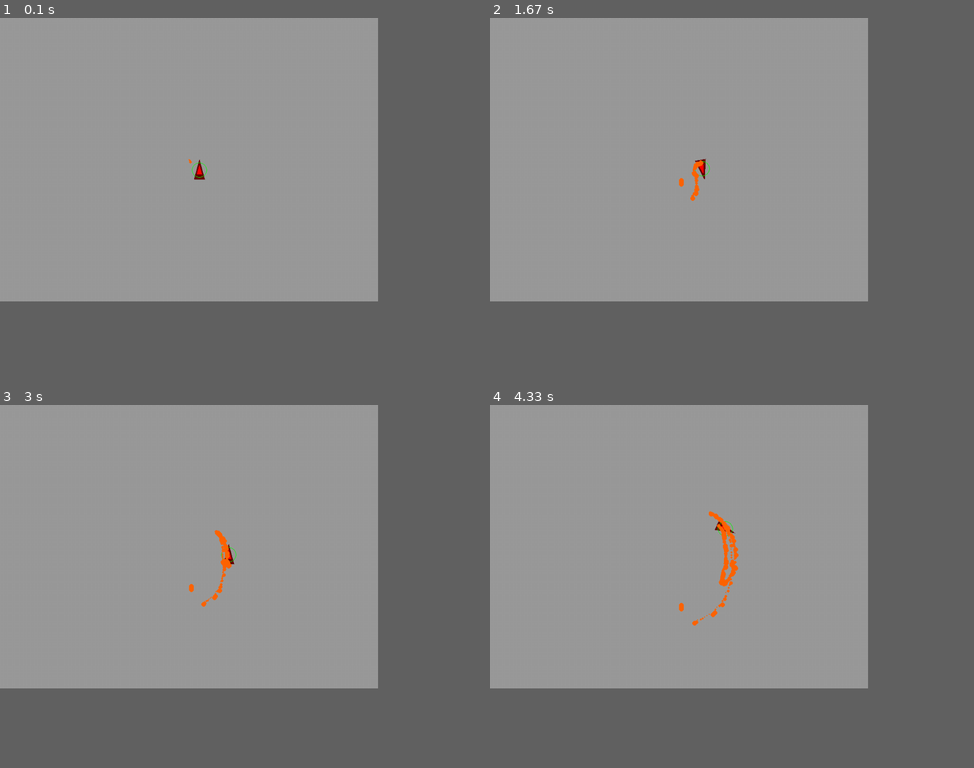
Above: before the commit, frames 1-4 (two rows, left to right).
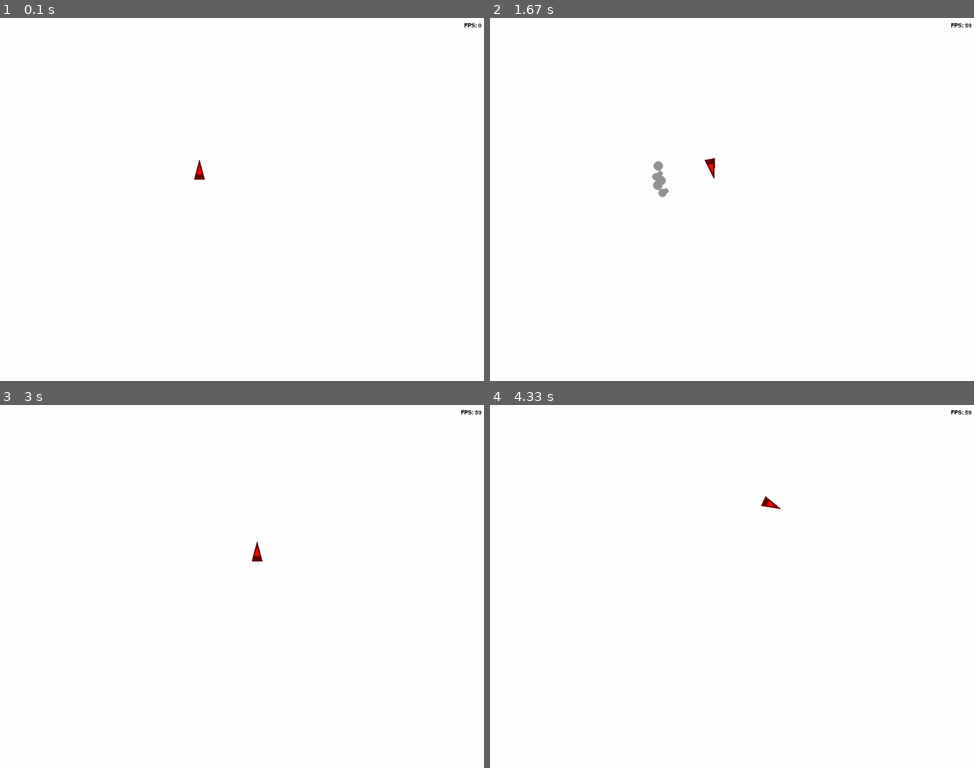
Above: after the commit, the same moments.

Repository: Poseidondon/pygame_project
Game: pygame game, started from main.py
Two runs of this game, one before a commit and one after it. Both use one fixed random seed, a clock stepped at 60 frames per second and the inputs below.
Inputs:
- Up to frame 1 (0.1 s): no input
- Up to frame 2 (1.67 s): hold Right 0.33-0.8 s; hold Up 0.83-1.13 s; hold Right 1.17-1.63 s
- Up to frame 3 (3 s): hold Left 1.67-2.2 s; hold Down 2.23-2.53 s; hold Left 2.57-2.97 s
- Up to frame 4 (4.33 s): hold Up 3-3.37 s; hold Right 3.4-4.03 s; hold Down from 4.07 s (still down)
The window is 703x527 before the commit and 900x675 after it. Grey fills any space a smaller window leaves; there, only what the larger window draws over its background counts as a difference.

The runs differ from the first frame. In frame 1, 61% of the frame differs, in the area x 0-100%, y 0-79%; in frame 2, 61%; in frame 3, 61%; in frame 4, 61%.

Commit message:
Particle v1.2

Diff:
--- a/main.py
+++ b/main.py
@@ -4,49 +4,56 @@
 
 
 class Particle(pygame.sprite.Sprite):
-    def __init__(self, pos, radius, dir=None, speed=None, vx=None, vy=None):
+    def __init__(self, pos, radius, dir=None, speed=None, range=None):
         super().__init__(all_sprites)
-        self.image = pygame.Surface((2 * radius, 2 * radius), pygame.SRCALPHA, 32)
+        self.image = pygame.Surface((2 * radius, 2 * radius), pygame.SRCALPHA)
         self.rect = self.image.get_rect()
         self.rect.x, self.rect.y = pos[0] - radius, pos[1] - radius
         self.clock = pygame.time.Clock()
-        pygame.draw.circle(self.image, (255, 100, 0), (radius, radius), radius)
+        self.spawn_time = pygame.time.get_ticks()
+        pygame.draw.circle(self.image, (150, 150, 150), (radius, radius), radius)
 
         self.float_pos = self.float_x, self.float_y = pos[0], pos[1]
         self.radius = radius
-        if dir and speed:
-            self.dir = dir
-            dir = (dir + 90) % 360
-            self.vx = (math.cos(math.radians(dir)) * speed)
-            self.vy = math.sin(math.radians(dir)) * speed
-            self.speed = math.hypot(self.vx, self.vy)
-        elif vx and vy:
-            self.vx = vx
-            self.vy = vy
-            self.speed = math.hypot(self.vx, self.vy)
+
+        if range:
+            angle = random.randint(-range / 2, range / 2)
         else:
-            print('Particle error!')
+            angle = 0
+        self.dir = dir
+        dir = (dir + 90 + angle) % 360
+        self.vx = -(math.cos(math.radians(dir)) * speed)
+        self.vy = math.sin(math.radians(dir)) * speed
+        self.speed = math.hypot(self.vx, self.vy)
 
     def update(self):
         time = self.clock.tick() / 1000
+        lifetime = pygame.time.get_ticks() - self.spawn_time
 
         self.float_x += self.vx * time
         self.float_y -= self.vy * time
-        self.rect.x = self.float_x
-        self.rect.y = self.float_y
+        self.rect.x = self.float_x - self.radius
+        self.rect.y = self.float_y - self.radius
+
+        if not (self.rect.x in range(-self.radius, width + self.radius)
+                and self.rect.y in range(-self.radius, height + self.radius)):
+            self.kill()
+        if lifetime > 600:
+            self.kill()
 
 
 class Player(pygame.sprite.Sprite):
-    def __init__(self, x, y, radius):
+    def __init__(self, x, y, radius, collider=False):
         super().__init__(all_sprites)
         self.radius = radius
         self.clock = pygame.time.Clock()
+        self.collider = collider
         self.k = 1.4
-        self.image = pygame.Surface((2 * radius * self.k, 2 * radius * self.k), pygame.SRCALPHA, 32)
+        self.image = pygame.Surface((2 * radius * self.k, 2 * radius * self.k), pygame.SRCALPHA)
         self.rect = self.image.get_rect()
+        self.particle_point = (0, 0)
         self.setDir(0)
 
-        self.particle_point = (0, 0)
         self.float_pos = self.float_x, self.float_y = x, y
         self.vx = self.vy = 0
         self.speed = 0
@@ -54,7 +61,7 @@
         self.rot_speed = 0
         self.dir = 0
 
-        self.forward_accelerate = 150
+        self.forward_accelerate = 250
         self.backward_accelerate = -50
         self.max_rot_speed = 180
         self.max_speed = 250
@@ -78,10 +85,11 @@
                      self.radius * self.k + math.sin(math.radians(angle - 150)) * r)]
         pygame.draw.polygon(self.image, (100, 0, 0), points_1)
         pygame.draw.polygon(self.image, (255, 0, 0), points_2)
-        pygame.draw.circle(self.image, (0, 255, 0),
-                           (int(self.radius * self.k), int(self.radius * self.k)), self.radius, 1)
-        self.particle_point = (self.radius * self.k + math.cos(math.radians((angle + 180) % 360)) * self.radius,
-                               self.radius * self.k + math.sin(math.radians((angle + 180) % 360)) * self.radius)
+        if self.collider:
+            pygame.draw.circle(self.image, (0, 255, 0),
+                               (int(self.radius * self.k), int(self.radius * self.k)), self.radius, 1)
+        self.particle_point = (self.radius * self.k + math.cos(math.radians((angle+180) % 360)) * self.radius * self.k,
+                               self.radius * self.k + math.sin(math.radians((angle+180) % 360)) * self.radius * self.k)
 
     def addVector(self, force, dir=None):
         if not dir:
@@ -99,6 +107,9 @@
             self.setDir(self.dir)
         if self.accelerate:
             self.addVector(self.accelerate * time, self.dir)
+            if self.accelerate > 0:
+                Particle(pos=(self.particle_point[0] + self.rect.x, self.particle_point[1] + self.rect.y),
+                         radius=random.randint(5, 10), dir=(self.dir + 180) % 360, speed=100, range=90)
         else:
             if self.speed < 3:
                 self.speed = self.vx = self.vy = 0
@@ -123,21 +134,26 @@
         self.rect.x = self.float_x
         self.rect.y = self.float_y
 
-        Particle(pos=(self.particle_point[0] + self.rect.x, self.particle_point[1] + self.rect.y),
-                 radius=random.randint(1, 5), dir=(self.dir + 180) % 360, speed=30)
+
+def show_fps():
+    fps = FPS_FONT.render(f'FPS: {int(clock.get_fps())}', 1, (0, 0, 0))
+    screen.blit(fps, (width - fps.get_width() - 5, 10))
 
 
 pygame.init()
-size = width, height = (800, 600)
+size = width, height = (1024, 768)
 screen = pygame.display.set_mode(size)
 all_sprites = pygame.sprite.Group()
+
+clock = pygame.time.Clock()
+FPS_FONT = pygame.font.Font(None, 18)
 
 player = Player(400, 300, 16)
 
 running = True
 
 while running:
-    screen.fill((155, 155, 155))
+    screen.fill((255, 255, 255))
     for event in pygame.event.get():
         if event.type == pygame.QUIT:
             running = False
@@ -164,6 +180,8 @@
 
     all_sprites.draw(screen)
     all_sprites.update()
+    show_fps()
+    clock.tick()
     pygame.display.flip()
 
 pygame.quit()
